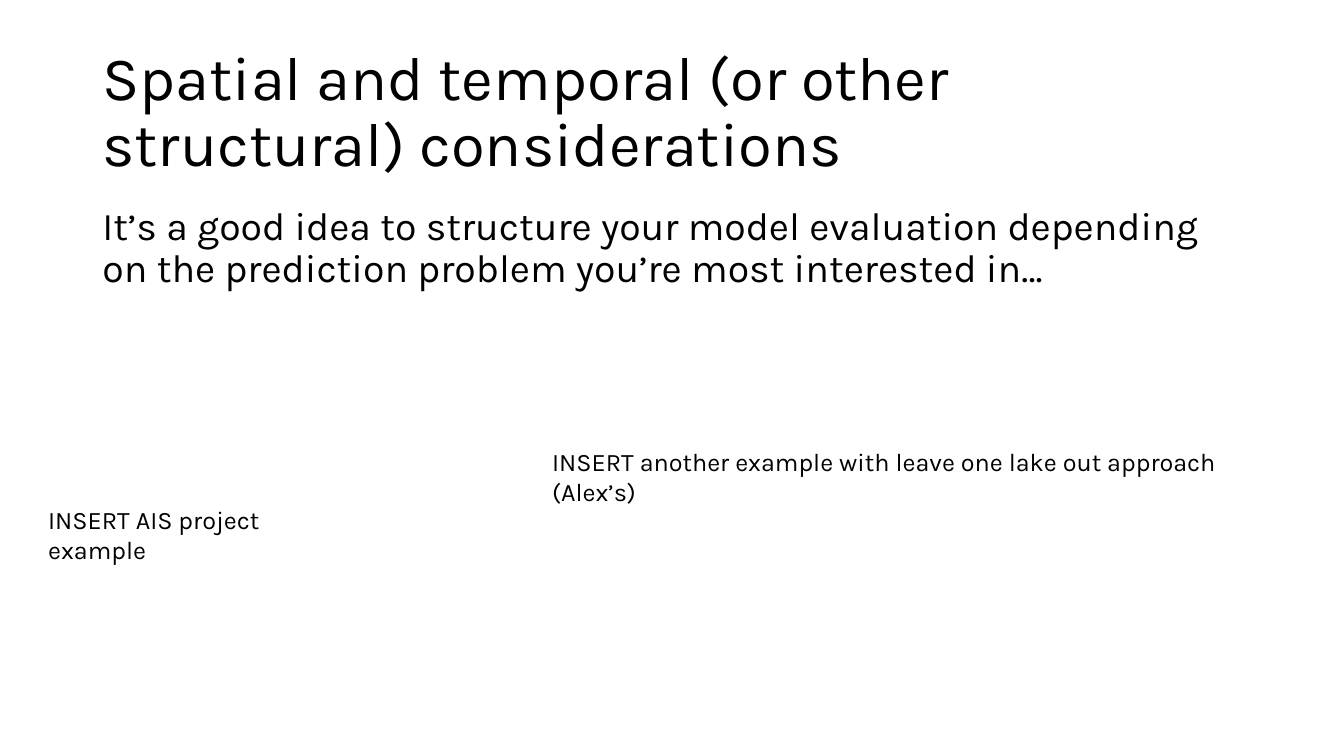
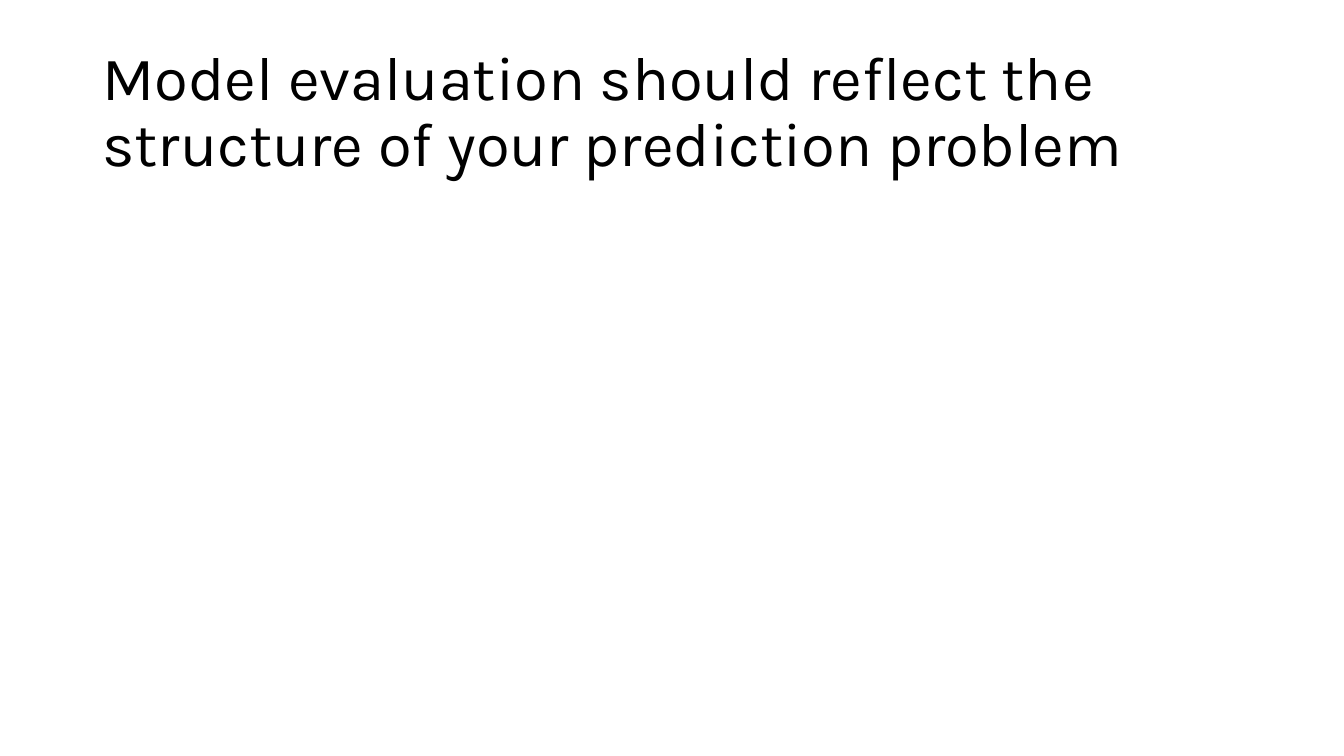
Before and after one commit to grantvagle/ml_methods_workshop, a slide deck: slide 33 of slides/02_model_eval_cv.pptx (slide 25 before the commit). Drawn at 1344x756 pixels with LibreOffice and Linux fonts; fonts in the diff are those of the drawing. Boxes give left, top, right and bottom in pixels: in the first picture for what was removed or moved away, otherwise in the second. Text is boxed around its words. In the diff, an @@ line names an element or a change of style, - is before the commit and + after.

```diff
--- a/slides/02_model_eval_cv.pptx
+++ b/slides/02_model_eval_cv.pptx
@@ title at [102,57,1122,181]: text changed @@
-Spatial and temporal (or other structural) considerations
+Model evaluation should reflect the structure of your prediction problem
@@ text removed at [102,213,1198,292] @@
-It’s a good idea to structure your model evaluation depending on the prediction problem you’re most interested in…
@@ text removed at [552,453,1215,504] @@
-INSERT another example with leave one lake out approach (Alex’s)
@@ text removed at [48,511,259,565] @@
-INSERT AIS project example
```
Also in this commit, not shown: 10 other slides changed, 14 slides added, 1 slide removed.
